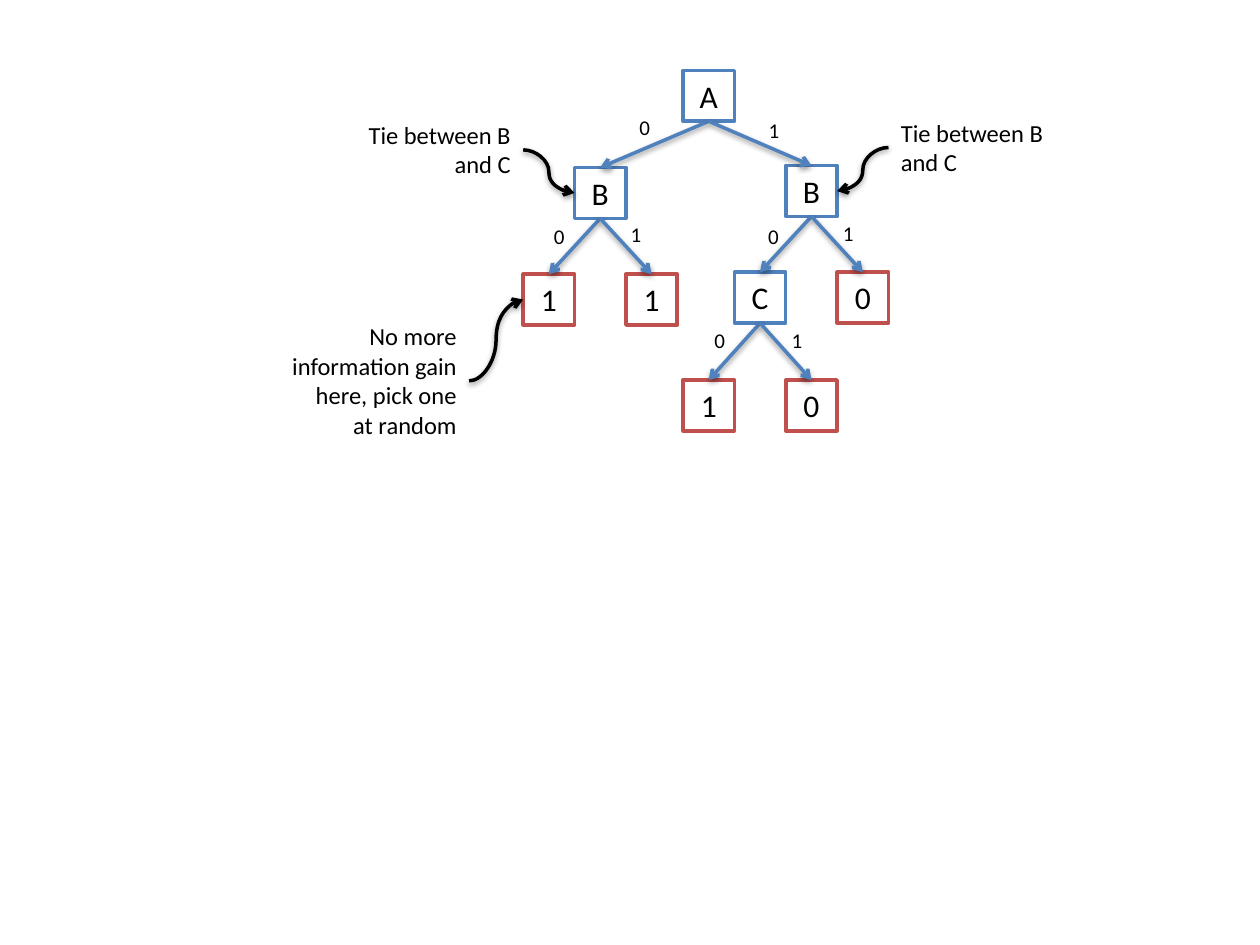
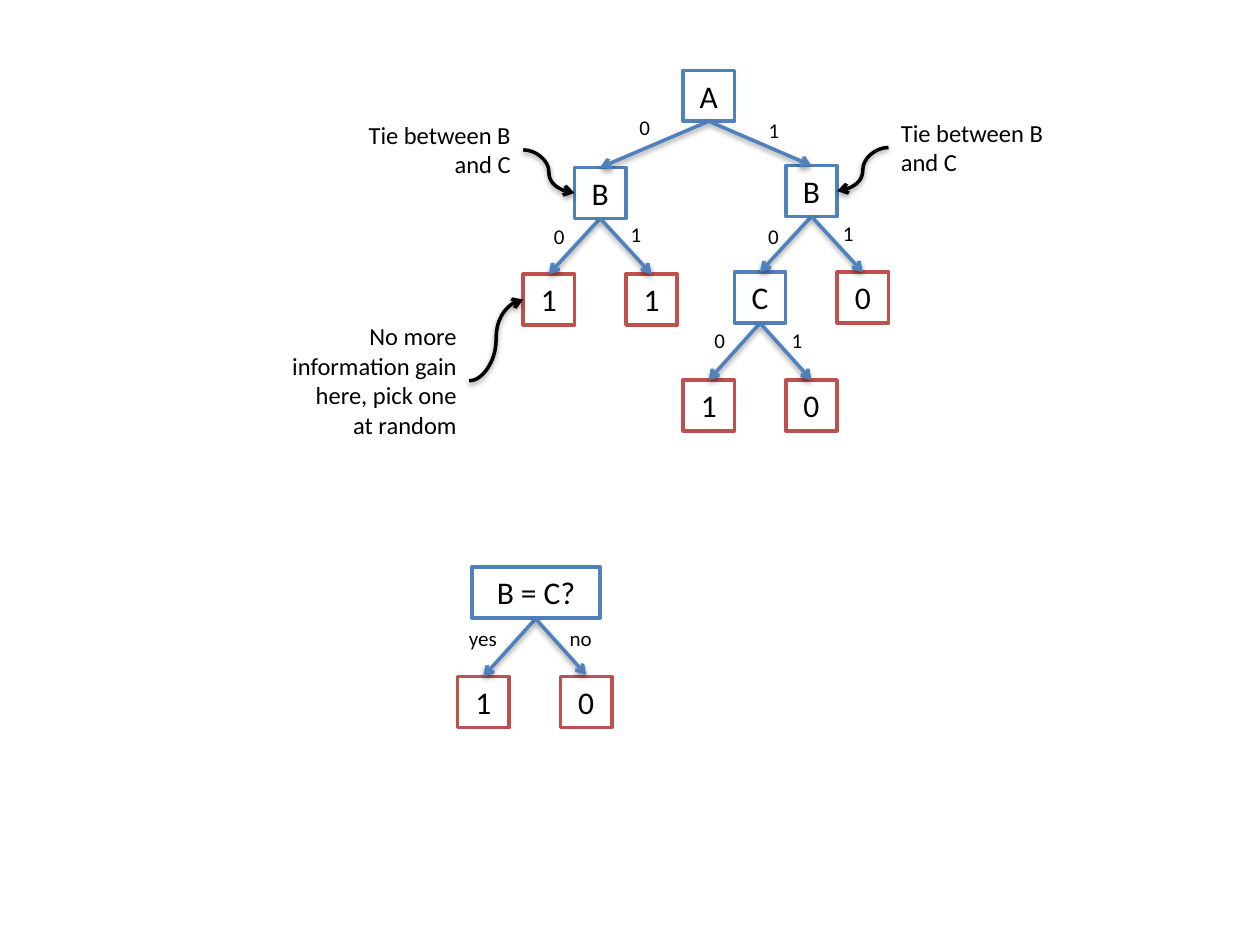
Before and after one commit to inachen/CS181, a slide deck: slide 1 of hw1/tree.pptx. Drawn at 1260x945 pixels with LibreOffice and Linux fonts; fonts in the diff are those of the drawing. Boxes give left, top, right and bottom in pixels: in the first picture for what was removed or moved away, otherwise in the second. Text is boxed around its words. In the diff, an @@ line names an element or a change of style, - is before the commit and + after.

```diff
--- a/hw1/tree.pptx
+++ b/hw1/tree.pptx
@@ rectangle added at (471, 567, 600, 617), fill #FFFFFF, outline #4F81BD 2 pt, 18 pt, text #000000 @@
+B = C?
@@ arrow added from (534, 620) to (484, 677), #4F81BD 2 pt @@
@@ arrow added from (534, 617) to (586, 675), #4F81BD 2 pt @@
@@ text added at (469, 635, 497, 650), 12 pt, text #000000 @@
+yes
@@ text added at (570, 636, 592, 646), 12 pt, text #000000 @@
+no
@@ rectangle added at (457, 677, 509, 727), fill #FFFFFF, outline #C0504D 2 pt, 18 pt, text #000000 @@
+1
@@ rectangle added at (561, 677, 612, 727), fill #FFFFFF, outline #C0504D 2 pt, 18 pt, text #000000 @@
+0
```
Also in this commit, not shown: 8 other files.
